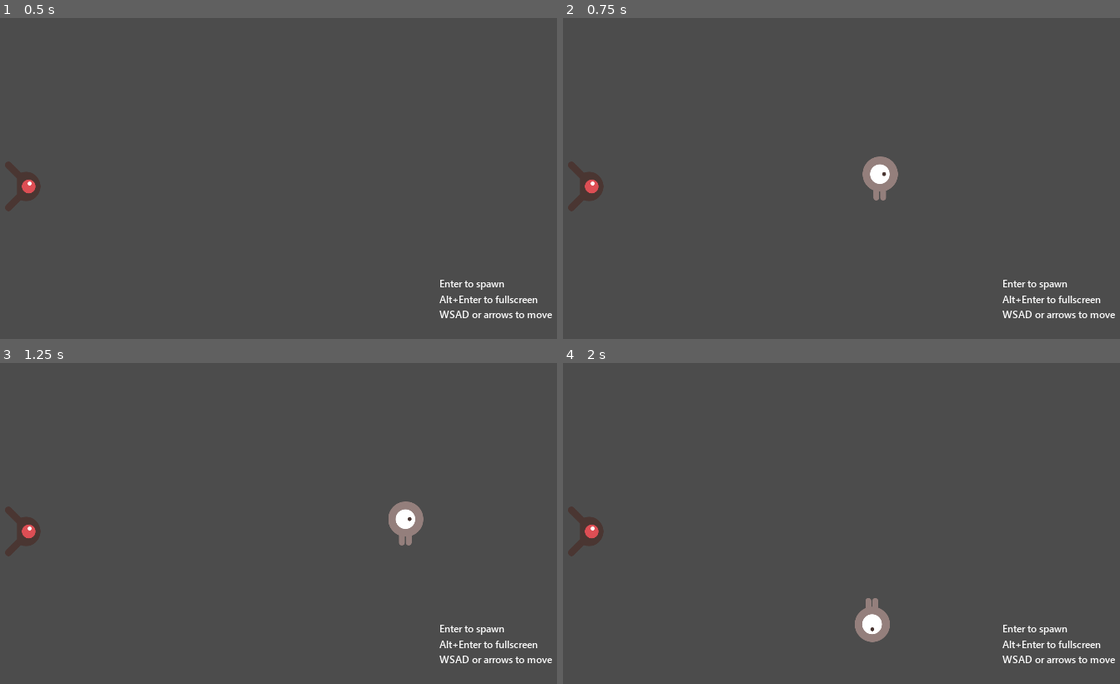
Above: before the commit, frames 1-4 (two rows, left to right).
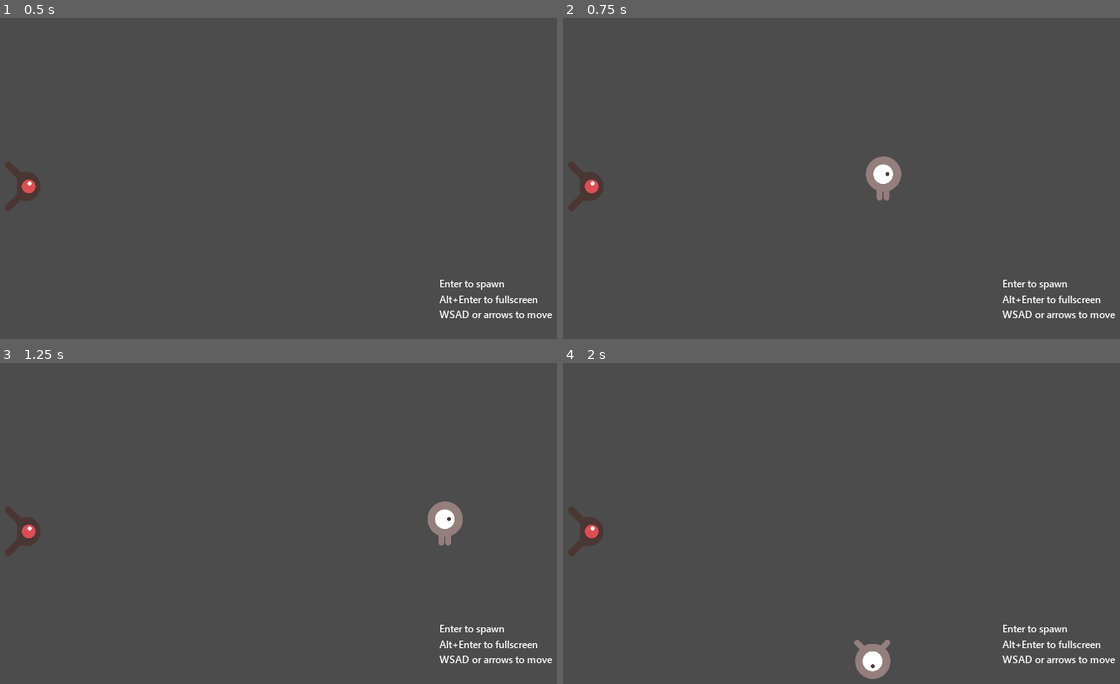
Above: after the commit, the same moments.

Repository: dcheva/v3-02-2d
Game: Godot game, scene res://Scene.tscn
Same seed, same stepped clock (60 frames per second), same inputs: the game is played once before the commit and once after it.
Inputs:
- Up to frame 1 (0.5 s): no input
- Up to frame 2 (0.75 s): tap Enter (enter) at 0.5, 0.6 s; hold Right (move_right) from 0.53 s (still down)
- Up to frame 3 (1.25 s): keep holding Right (move_right)
- Up to frame 4 (2 s): release Right (move_right) at 1.28 s; hold Down (move_down) from 1.28 s (still down); tap Enter (enter) at 1.35 s

Frame 1 is identical in both runs. In frame 2, 0.3% of the frame differs, in the area x 53-61%, y 43-57%; in frame 3, 1.2%; in frame 4, 1.2%, in the area x 52-59%, y 73-99%.

Commit message:
Accepted Another LERP physics

Diff:
--- a/Player.gd
+++ b/Player.gd
@@ -1,11 +1,9 @@
 extends Area2D
 
-export var speed = 1000 # How fast the player will move (pixels/sec).
-export var d_spd = 40 # Delta speed
+export var speed = 500 # How fast the player will move (pixels/sec).
 
 var screen_size # Size of the game window
 var velocity = Vector2.ZERO # The player's movement vector
-var velocity_to = Vector2.ZERO # The player's movement target vector
 var animate = "up" # Movement direction
 
 signal hit
@@ -15,6 +13,9 @@
 	hide()
 
 func _process(delta):
+
+	# The player's movement target vector
+	var velocity_to = Vector2.ZERO
 
 	# (Re-) Enter Screen
 	if Input.is_action_just_pressed("enter"):
@@ -26,35 +27,34 @@
 		# Project settings - Strech 2d Ignore
 		OS.window_fullscreen = !OS.window_fullscreen
 
-
+	# LERP2 - another LERP physics
 	if Input.is_action_just_pressed("move_right"):
 		$AnimatedSprite.flip_h = false
 		animate = "right"
 	if Input.is_action_pressed("move_right"):
-		velocity.x = min(velocity.x + speed/d_spd, speed)
+		velocity_to.x = speed
 
 	if Input.is_action_just_pressed("move_left"):
 		$AnimatedSprite.flip_h = true
 		animate = "right"
 	if Input.is_action_pressed("move_left"):
-		velocity.x = max(velocity.x - speed/d_spd, -speed)
+		velocity_to.x = -speed
 
 	if Input.is_action_just_pressed("move_down"):
 		$AnimatedSprite.flip_v = true
 		animate = "up"
 	if Input.is_action_pressed("move_down"):
-		velocity.y = min(velocity.y + speed/d_spd, speed)
+		velocity_to.y = speed
 
 	if Input.is_action_just_pressed("move_up"):
 		$AnimatedSprite.flip_v = false
 		animate = "up"
 	if Input.is_action_pressed("move_up"):
-		velocity.y = max(velocity.y - speed/d_spd, -speed)
+		velocity_to.y = -speed
 
-	velocity_to = Vector2(int(velocity.x/d_spd),int(velocity.y/d_spd))
 	velocity = lerp(velocity, velocity_to, delta*4)
 
-	if int(velocity.x/d_spd) != 0 or int(velocity.y/d_spd) != 0:
+	if int(velocity.x * delta) != 0 or int(velocity.y/delta * delta) != 0:
 		$AnimatedSprite.animation = animate
 		$AnimatedSprite.play()
 	else:
